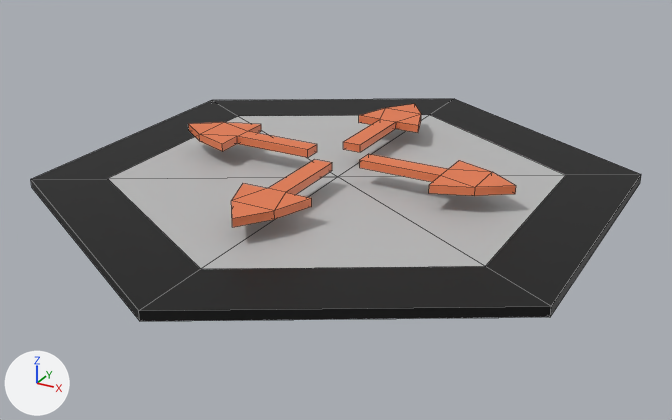
The FBX model Assets/Resources/Mesh/extrude_opt.fbx as it was, and as the next commit left it.
One viewpoint serves both versions: a camera (50 mm lens) standing at (1.364, -2.493, 1.156) and looking at (0.022, -0.052, -0.064). The lights are fixed; the arrows at lower left show +X, +Y and +Z. Mesh edges are drawn as thin lines.
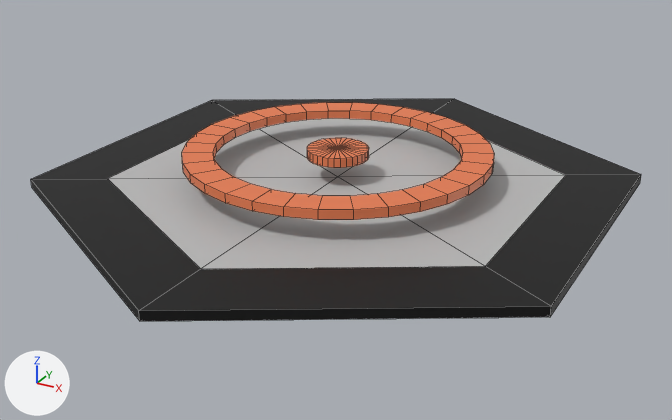
Location of each change, (x1, y1, x2, y2) in pixels of the pictures (672 x 420 px):
part 1 of me_circle, added (orange)
    after: (307, 138, 369, 168)
part 2 of me_circle, added (orange)
    after: (182, 102, 494, 220)
part 3 of me_circle, deleted (orange)
    before: (188, 104, 516, 227)

The change, as a diff of the scene's bpy script:
```diff
--- a/Assets/Resources/Mesh/extrude_opt.fbx.py
+++ b/Assets/Resources/Mesh/extrude_opt.fbx.py
@@ me_circle @@
 # used by ob_circle; location = (0.0, 0.0, 0.0)
-me_circle.from_pydata(...)  # 98 vertices, 106 faces; spans x -0.87..0.87, y -1.0..1.0, z 0.0..0.12
+me_circle.from_pydata(...)  # 220 vertices, 254 faces; spans x -0.87..0.87, y -1.0..1.0, z 0.0..0.13
+# me_circle part 1: a new loose piece, a 32-sided cylinder along z spanning x -0.1..0.1, y -0.1..0.1, z 0.1..0.13, in mat_object (orange #e77c4f)
+# me_circle part 2: a new loose piece of 128 vertices spanning x -0.5..0.5, y -0.5..0.5, z 0.1..0.13, in mat_object (orange #e77c4f)
+# me_circle part 3
+# 72 vertices are removed from x -0.6..0.6, y -0.6..0.6, z 0.09..0.12
+# 76 faces are deleted
 me_circle.materials.append(mat_border)
```
